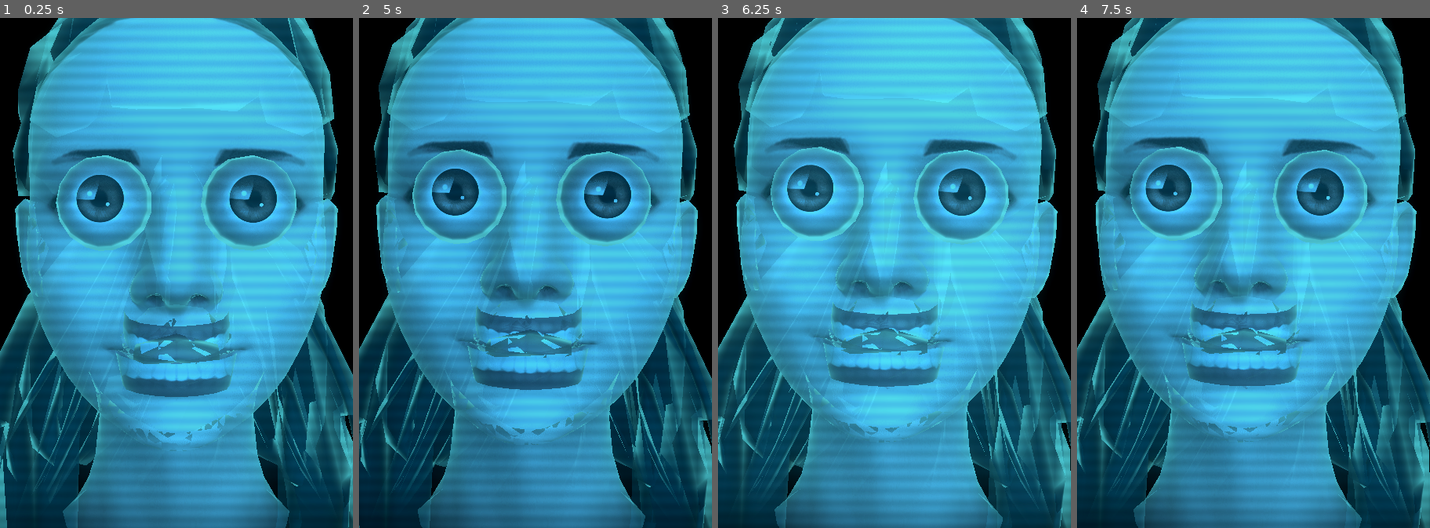
Above: before the commit, frames 1-4 (left to right).
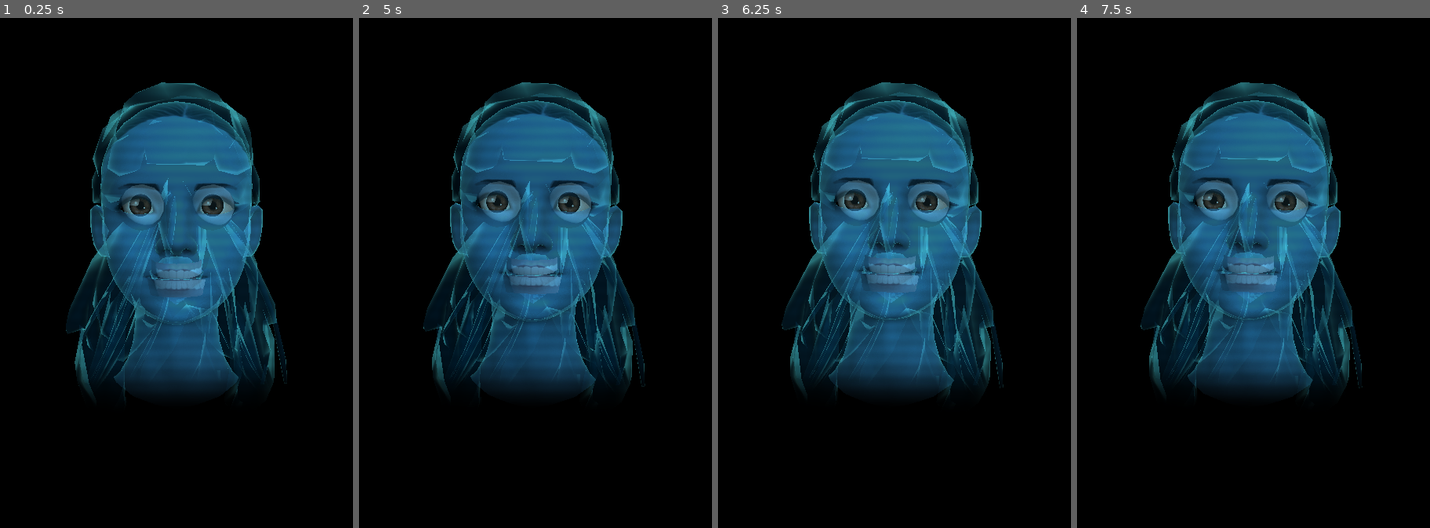
Above: after the commit, the same moments.

Repository: tteuwxsw/gideon
Game: Godot game, scene res://scenes/avatar.tscn
Two runs of this game, one before a commit and one after it. Both use one fixed random seed, a clock stepped at 60 frames per second and the inputs below.
Inputs:
- Up to frame 1 (0.25 s): no input
- Up to frame 2 (5 s): tap Enter at 0.5, 2, 3.5 s; tap Space at 1.25, 2.75 s
- Up to frame 3 (6.25 s): no input
- Up to frame 4 (7.5 s): tap Space at 7.25 s

The runs differ from the first frame. In frame 1, 90% of the frame differs, in the area x 0-100%, y 0-100%; in frame 2, 89%; in frame 3, 90%; in frame 4, 90%.

Commit message:
feat: adiciona instalador local isolado, supervisor Win32 e hardening do runtime

Diff:
--- a/gideon_avatar/project.godot
+++ b/gideon_avatar/project.godot
@@ -8,9 +8,11 @@
 
 config/name="Gideon Avatar"
 config/description="Holographic Desktop Avatar for Gideon AI"
-config/version="0.2.0"
+config/version="0.3.0"
 run/main_scene="res://scenes/avatar.tscn"
-config/features=PackedStringArray("4.3", "Forward Plus")
+config/features=PackedStringArray("4.3", "GL Compatibility")
+boot_splash/bg_color=Color(0, 0, 0, 0)
+boot_splash/show_image=false
 
 [display]
 
@@ -26,3 +28,5 @@
 
 viewport/transparent_background=true
 environment/defaults/default_clear_color=Color(0, 0, 0, 0)
+renderer/rendering_method="gl_compatibility"
+renderer/rendering_method.mobile="gl_compatibility"
--- a/gideon_avatar/scenes/avatar.tscn
+++ b/gideon_avatar/scenes/avatar.tscn
@@ -27,12 +27,12 @@
 
 [sub_resource type="Environment" id="Environment_glow"]
 background_mode = 0
-glow_enabled = true
-glow_levels/1 = 0.7
-glow_levels/2 = 0.5
-glow_intensity = 0.85
-glow_strength = 0.95
-glow_bloom = 0.18
+glow_enabled = false
+glow_levels/1 = 0.35
+glow_levels/2 = 0.2
+glow_intensity = 0.45
+glow_strength = 0.7
+glow_bloom = 0.04
 glow_blend_mode = 0
 
 [node name="GideonAvatar" type="Node3D" node_paths=PackedStringArray("ws_client", "mesh_avatar")]
@@ -47,7 +47,7 @@
 environment = SubResource("Environment_glow")
 
 [node name="Camera3D" type="Camera3D" parent="."]
-transform = Transform3D(1, 0, 0, 0, 1, 0, 0, 0, 1, 0, 0.015, 0.44)
+transform = Transform3D(1, 0, 0, 0, 1, 0, 0, 0, 1, 0, -0.015, 0.8)
 fov = 38.0
 current = true
 
--- a/gideon_avatar/scripts/avatar_controller.gd
+++ b/gideon_avatar/scripts/avatar_controller.gd
@@ -1,8 +1,8 @@
 class_name GideonAvatarController
 extends Node3D
 
-## Controlador principal do avatar holográfico 3D realista da Gideon.
-## Carrega a malha feminina com 72 blendshapes (ARKit + Oculus Visemes),
+## Controlador principal do avatar holográfico provisório da Gideon.
+## Carrega a malha feminina com blendshapes ARKit/Oculus,
 ## aplica o shader holográfico preservando olhos, lábios e feições,
 ## e gerencia micro-animações humanas (piscar, sacadas oculares, respiração e lip-sync).
 
@@ -66,11 +66,14 @@
 
 func _configurar_janela() -> void:
     # Janela 100% transparente, sem bordas, sempre visível e INTANGÍVEL (cliques passam direto)
+    get_window().transparent = true
+    get_viewport().transparent_bg = true
     var janela_id = DisplayServer.MAIN_WINDOW_ID
     DisplayServer.window_set_flag(DisplayServer.WINDOW_FLAG_TRANSPARENT, true, janela_id)
     DisplayServer.window_set_flag(DisplayServer.WINDOW_FLAG_BORDERLESS, true, janela_id)
     DisplayServer.window_set_flag(DisplayServer.WINDOW_FLAG_ALWAYS_ON_TOP, true, janela_id)
     DisplayServer.window_set_flag(DisplayServer.WINDOW_FLAG_MOUSE_PASSTHROUGH, true, janela_id)
+    print("[Gideon Avatar] Transparência de janela suportada: ", DisplayServer.has_feature(DisplayServer.FEATURE_WINDOW_TRANSPARENCY))
 
 
 func _carregar_modelo_realista() -> void:
@@ -119,7 +122,10 @@
         if nome_no in ["Wolf3D_Glasses", "Wolf3D_Outfit_Bottom", "Wolf3D_Outfit_Footwear", "Wolf3D_Body", "Wolf3D_Outfit_Top"]:
             no.visible = false
         else:
-            _aplicar_material_holografico(no)
+            # Olhos e dentes conservam o PBR original. Aplicar Fresnel emissivo
+            # nessas geometrias esféricas criava olhos em forma de anéis.
+            if nome_no not in ["EyeLeft", "EyeRight", "Wolf3D_Teeth"]:
+                _aplicar_material_holografico(no)
             if no.get_blend_shape_count() > 0:
                 _malhas_faciais.append(no)
 
@@ -138,36 +144,34 @@
         mat_holo.shader = _shader_holograma
 
         # Parâmetros padrão do holograma Time Vault
-        mat_holo.set_shader_parameter("cor_holograma", Color(0.08, 0.68, 1.0, 0.92))
+        mat_holo.set_shader_parameter("cor_holograma", Color(0.06, 0.58, 0.95, 0.72))
         mat_holo.set_shader_parameter("cor_fresnel", Color(0.35, 0.96, 1.0, 1.0))
-        mat_holo.set_shader_parameter("forca_fresnel", 2.8)
+        mat_holo.set_shader_parameter("forca_fresnel", 3.5)
         mat_holo.set_shader_parameter("densidade_scanlines", 260.0)
         mat_holo.set_shader_parameter("velocidade_scanlines", 1.4)
-        mat_holo.set_shader_parameter("intensidade_scanlines", 0.14)
-        mat_holo.set_shader_parameter("opacidade_geral", 0.94)
+        mat_holo.set_shader_parameter("intensidade_scanlines", 0.09)
+        mat_holo.set_shader_parameter("intensidade_pulso", 0.03)
+        mat_holo.set_shader_parameter("opacidade_geral", 0.68)
         mat_holo.set_shader_parameter("corte_pescoco_min", 1.43)
         mat_holo.set_shader_parameter("corte_pescoco_max", 1.49)
 
         # Preserva a textura realista dos olhos, íris, lábios e pele sob o feixe holográfico
         if mat_orig is BaseMaterial3D and mat_orig.albedo_texture:
             mat_holo.set_shader_parameter("textura_base", mat_orig.albedo_texture)
-            if malha.name in ["EyeLeft", "EyeRight"]:
-                mat_holo.set_shader_parameter("preservar_detalhes_rosto", 0.88)
-                mat_holo.set_shader_parameter("opacidade_geral", 0.98)
-            elif malha.name == "Wolf3D_Hair":
+            if malha.name == "Wolf3D_Hair":
                 mat_holo.set_shader_parameter("preservar_detalhes_rosto", 0.55)
-                mat_holo.set_shader_parameter("opacidade_geral", 0.85)
+                mat_holo.set_shader_parameter("opacidade_geral", 0.58)
             else:
-                mat_holo.set_shader_parameter("preservar_detalhes_rosto", 0.72)
+                mat_holo.set_shader_parameter("preservar_detalhes_rosto", 0.66)
 
         malha.set_surface_override_material(i, mat_holo)
 
 
 func _aplicar_expressao_base() -> void:
     # Semblante sereno, vivo e acolhedor característico da Gideon
-    _aplicar_blendshape("mouthSmileLeft", 0.16)
-    _aplicar_blendshape("mouthSmileRight", 0.16)
-    _aplicar_blendshape("browInnerUp", 0.08)
+    _aplicar_blendshape("mouthSmileLeft", 0.08)
+    _aplicar_blendshape("mouthSmileRight", 0.08)
+    _aplicar_blendshape("browInnerUp", 0.04)
 
 
 func _input(_event: InputEvent) -> void:
@@ -210,9 +214,9 @@
     _timer_sacada_olhos -= delta
     if _timer_sacada_olhos <= 0.0:
         _timer_sacada_olhos = randf_range(1.5, 4.0)
-        _olhar_alvo = Vector2(randf_range(-0.22, 0.22), randf_range(-0.15, 0.15))
-
-    _olhar_atual = _olhar_atual.lerp(_olhar_alvo, delta * 8.0)
+        _olhar_alvo = Vector2(randf_range(-0.06, 0.06), randf_range(-0.04, 0.04))
+
+    _olhar_atual = _olhar_atual.lerp(_olhar_alvo, delta * 5.0)
 
     var olhando_dir = max(0.0, _olhar_atual.x)
     var olhando_esq = max(0.0, -_olhar_atual.x)
@@ -253,25 +257,22 @@
 func _atualizar_fala(delta: float) -> void:
     if _falando:
         _energia_voz = lerp(_energia_voz, _energia_voz_alvo, delta * 18.0)
-        # Combina a energia real da voz neural com articulação multi-visema natural
-        var mod_silaba = (sin(_tempo_acumulado * 15.0) + 1.0) * 0.5
-        var mod_vogal_o = (sin(_tempo_acumulado * 9.5 + 1.2) + 1.0) * 0.5
-        var mod_vogal_e = (cos(_tempo_acumulado * 12.0) + 1.0) * 0.5
-
-        var intensidade = clamp(_energia_voz if _energia_voz > 0.05 else mod_silaba * 0.65, 0.0, 1.0)
-        _abertura_boca = intensidade * 0.55
+        # Até existir alinhamento fonético, usa apenas a mandíbula. Empilhar
+        # jawOpen, mouthOpen e quatro visemas deformava lábios e dentes.
+        var intensidade = clamp(_energia_voz, 0.0, 1.0)
+        _abertura_boca = intensidade * 0.24
 
         _aplicar_blendshape("jawOpen", _abertura_boca)
-        _aplicar_blendshape("mouthOpen", _abertura_boca * 0.7)
-        _aplicar_blendshape("viseme_aa", intensidade * mod_silaba * 0.55)
-        _aplicar_blendshape("viseme_O", intensidade * mod_vogal_o * 0.38)
-        _aplicar_blendshape("viseme_E", intensidade * mod_vogal_e * 0.35)
-        _aplicar_blendshape("viseme_SS", intensidade * (1.0 - mod_silaba) * 0.25)
+        _aplicar_blendshape("mouthOpen", 0.0)
+        _aplicar_blendshape("viseme_aa", 0.0)
+        _aplicar_blendshape("viseme_O", 0.0)
+        _aplicar_blendshape("viseme_E", 0.0)
+        _aplicar_blendshape("viseme_SS", 0.0)
     else:
         _abertura_boca = lerp(_abertura_boca, 0.0, delta * 12.0)
         _energia_voz = lerp(_energia_voz, 0.0, delta * 12.0)
         _aplicar_blendshape("jawOpen", _abertura_boca)
-        _aplicar_blendshape("mouthOpen", _abertura_boca)
+        _aplicar_blendshape("mouthOpen", 0.0)
         _aplicar_blendshape("viseme_aa", 0.0)
         _aplicar_blendshape("viseme_O", 0.0)
         _aplicar_blendshape("viseme_E", 0.0)
@@ -294,7 +295,7 @@
         if dados.has("intensidade"):
             _energia_voz_alvo = float(dados.get("intensidade", 0.65))
         else:
-            _energia_voz_alvo = randf_range(0.35, 0.85)
+            _energia_voz_alvo = 0.0
 
 
 func _on_emocao_alterada(nome: String, intensidade: float) -> void:
@@ -302,36 +303,48 @@
     _intensidade_emocao = intensidade
     print("[Gideon Avatar] Expressando emoção: ", nome, " (intensidade: ", intensidade, ")")
 
+    _zerar_expressao_anterior()
     match nome:
         "amigavel", "satisfacao", "humor":
-            _aplicar_blendshape("mouthSmileLeft", 0.55 * intensidade)
-            _aplicar_blendshape("mouthSmileRight", 0.55 * intensidade)
-            _aplicar_blendshape("cheekSquintLeft", 0.3 * intensidade)
-            _aplicar_blendshape("cheekSquintRight", 0.3 * intensidade)
+            _aplicar_blendshape("mouthSmileLeft", 0.25 * intensidade)
+            _aplicar_blendshape("mouthSmileRight", 0.25 * intensidade)
+            _aplicar_blendshape("cheekSquintLeft", 0.12 * intensidade)
+            _aplicar_blendshape("cheekSquintRight", 0.12 * intensidade)
         "curiosidade", "duvida":
-            _aplicar_blendshape("browInnerUp", 0.65 * intensidade)
-            _aplicar_blendshape("browOuterUpRight", 0.45 * intensidade)
-            _alvo_rotacao_cabeca.z = deg_to_rad(5.0)
+            _aplicar_blendshape("browInnerUp", 0.28 * intensidade)
+            _aplicar_blendshape("browOuterUpRight", 0.2 * intensidade)
+            _alvo_rotacao_cabeca.z = deg_to_rad(3.0)
         "surpresa":
-            _aplicar_blendshape("eyeWideLeft", 0.7 * intensidade)
-            _aplicar_blendshape("eyeWideRight", 0.7 * intensidade)
-            _aplicar_blendshape("browInnerUp", 0.6 * intensidade)
+            _aplicar_blendshape("eyeWideLeft", 0.18 * intensidade)
+            _aplicar_blendshape("eyeWideRight", 0.18 * intensidade)
+            _aplicar_blendshape("browInnerUp", 0.35 * intensidade)
         "concentracao", "preocupacao":
-            _aplicar_blendshape("browDownLeft", 0.45 * intensidade)
-            _aplicar_blendshape("browDownRight", 0.45 * intensidade)
+            _aplicar_blendshape("browDownLeft", 0.25 * intensidade)
+            _aplicar_blendshape("browDownRight", 0.25 * intensidade)
         "neutra", _:
-            _aplicar_blendshape("mouthSmileLeft", 0.16)
-            _aplicar_blendshape("mouthSmileRight", 0.16)
-            _aplicar_blendshape("browInnerUp", 0.08)
+            _aplicar_blendshape("mouthSmileLeft", 0.08)
+            _aplicar_blendshape("mouthSmileRight", 0.08)
+            _aplicar_blendshape("browInnerUp", 0.04)
             _aplicar_blendshape("browDownLeft", 0.0)
             _aplicar_blendshape("browDownRight", 0.0)
             _aplicar_blendshape("eyeWideLeft", 0.0)
             _aplicar_blendshape("eyeWideRight", 0.0)
 
 
+func _zerar_expressao_anterior() -> void:
+    for nome in [
+        "mouthSmileLeft", "mouthSmileRight",
+        "cheekSquintLeft", "cheekSquintRight",
+        "browInnerUp", "browOuterUpRight",
+        "browDownLeft", "browDownRight",
+        "eyeWideLeft", "eyeWideRight",
+    ]:
+        _aplicar_blendshape(nome, 0.0)
+
+
 func _on_fala_iniciada(_texto: String) -> void:
     _falando = true
-    _energia_voz_alvo = 0.65
+    _energia_voz_alvo = 0.0
 
 
 func _on_fala_chunk(_texto: String) -> void:
--- a/gideon_avatar/scripts/ws_client.gd
+++ b/gideon_avatar/scripts/ws_client.gd
@@ -40,12 +40,11 @@
 
 
 func conectar_servidor() -> void:
-    var url_completa = url_servidor
     if not _token.is_empty():
-        url_completa += "?token=" + _token.uri_encode()
+        _socket.handshake_headers = PackedStringArray(["X-Gideon-Token: " + _token])
 
     print("[Gideon WS] Conectando a: ", url_servidor)
-    var err = _socket.connect_to_url(url_completa)
+    var err = _socket.connect_to_url(url_servidor)
     if err != OK:
         push_warning("[Gideon WS] Falha ao iniciar conexão: " + str(err))
 
@@ -59,7 +58,7 @@
             _conectado = true
             print("[Gideon WS] Conexão estabelecida com sucesso!")
             conectado.emit()
-            enviar_evento("pronto", {"cliente": "godot_avatar", "versao": "0.2.0"})
+            enviar_evento("pronto", {"cliente": "godot_avatar", "versao": "0.3.0"})
 
         while _socket.get_available_packet_count() > 0:
             var pacote = _socket.get_packet()
--- a/gideon_avatar/shaders/holograma.gdshader
+++ b/gideon_avatar/shaders/holograma.gdshader
@@ -6,21 +6,21 @@
 uniform float preservar_detalhes_rosto : hint_range(0.0, 1.0) = 0.72;
 
 // Cores da projeção holográfica (Time Vault / STAR Labs)
-uniform vec4 cor_holograma : source_color = vec4(0.08, 0.68, 1.0, 0.92);
+uniform vec4 cor_holograma : source_color = vec4(0.06, 0.58, 0.95, 0.72);
 uniform vec4 cor_fresnel : source_color = vec4(0.35, 0.96, 1.0, 1.0);
-uniform float forca_fresnel : hint_range(0.5, 8.0) = 2.8;
+uniform float forca_fresnel : hint_range(0.5, 8.0) = 3.5;
 
 // Scanlines holográficas sutis de alta definição
 uniform float densidade_scanlines : hint_range(10.0, 600.0) = 260.0;
 uniform float velocidade_scanlines : hint_range(0.1, 10.0) = 1.4;
-uniform float intensidade_scanlines : hint_range(0.0, 1.0) = 0.14;
+uniform float intensidade_scanlines : hint_range(0.0, 1.0) = 0.09;
 
 // Pulso de energia vital
 uniform float velocidade_pulso : hint_range(0.0, 5.0) = 1.2;
-uniform float intensidade_pulso : hint_range(0.0, 0.5) = 0.05;
+uniform float intensidade_pulso : hint_range(0.0, 0.5) = 0.03;
 
 // Transparência e dissolução suave na base do pescoço
-uniform float opacidade_geral : hint_range(0.0, 1.0) = 0.94;
+uniform float opacidade_geral : hint_range(0.0, 1.0) = 0.68;
 uniform float corte_pescoco_min : hint_range(1.0, 1.7) = 1.43;
 uniform float corte_pescoco_max : hint_range(1.0, 1.7) = 1.49;
 
@@ -68,6 +68,6 @@
     float alpha_final = clamp(mix(cor_holograma.a, 1.0, fresnel), 0.0, 1.0) * opacidade_geral * fade_pescoco * tex.a;
 
     ALBEDO = cor_final;
-    EMISSION = cor_final * 0.65 + (cor_fresnel.rgb * fresnel * 0.8);
+    EMISSION = cor_final * 0.3 + (cor_fresnel.rgb * fresnel * 0.4);
     ALPHA = alpha_final;
 }
Not shown, changed: PROGRESSO.md
Not shown, changed: atualizar_gideon.bat
Not shown, added: desinstalar_gideon.ps1
Not shown, changed: iniciar_gideon.bat
Not shown, added: instalar_gideon.ps1
Not shown, changed: parar_gideon.bat
Not shown, changed: uv.lock
